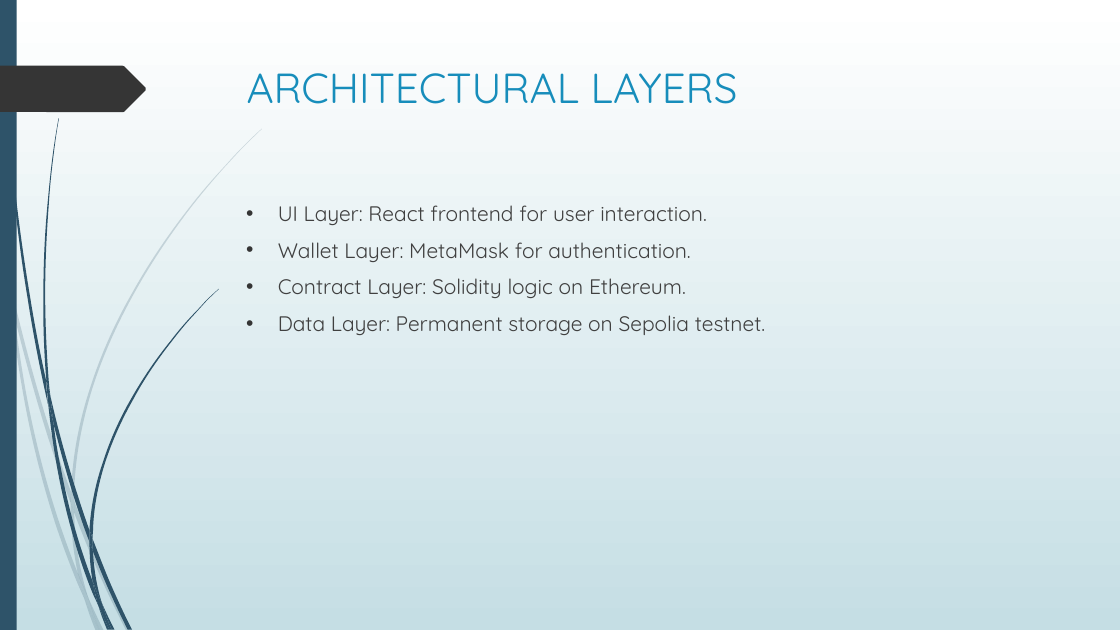
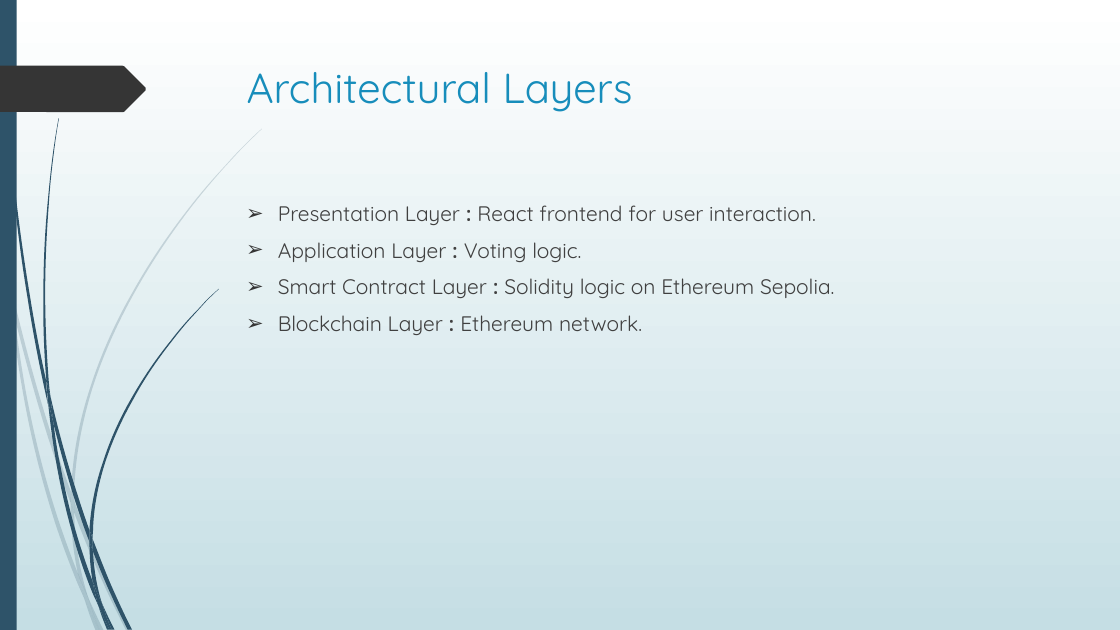
Before and after one commit to chigonglei/DAppSopolia, a slide deck: slide 4 of Presentation.pptx (slide 5 before the commit). Drawn at 1120x630 pixels with LibreOffice and Linux fonts; fonts in the diff are those of the drawing. Boxes give left, top, right and bottom in pixels: in the first picture for what was removed or moved away, otherwise in the second. Text is boxed around its words. In the diff, an @@ line names an element or a change of style, - is before the commit and + after.

```diff
--- a/Presentation.pptx
+++ b/Presentation.pptx
@@ title at box(247, 72, 633, 112): text changed @@
-ARCHITECTURAL LAYERS
+Architectural Layers
@@ text at box(278, 205, 834, 335): text changed @@
-• UI Layer: React frontend for user interaction.
-• Wallet Layer: MetaMask for authentication.
-• Contract Layer: Solidity logic on Ethereum.
-• Data Layer: Permanent storage on Sepolia testnet.
+➢ Presentation Layer : React frontend for user interaction.
+➢ Application Layer : Voting logic.
+➢ Smart Contract Layer : Solidity logic on Ethereum Sepolia.
+➢ Blockchain Layer : Ethereum network.
```
Also in this commit, not shown: 11 other slides changed, 20 slides added, 7 slides removed, 5 other files.
